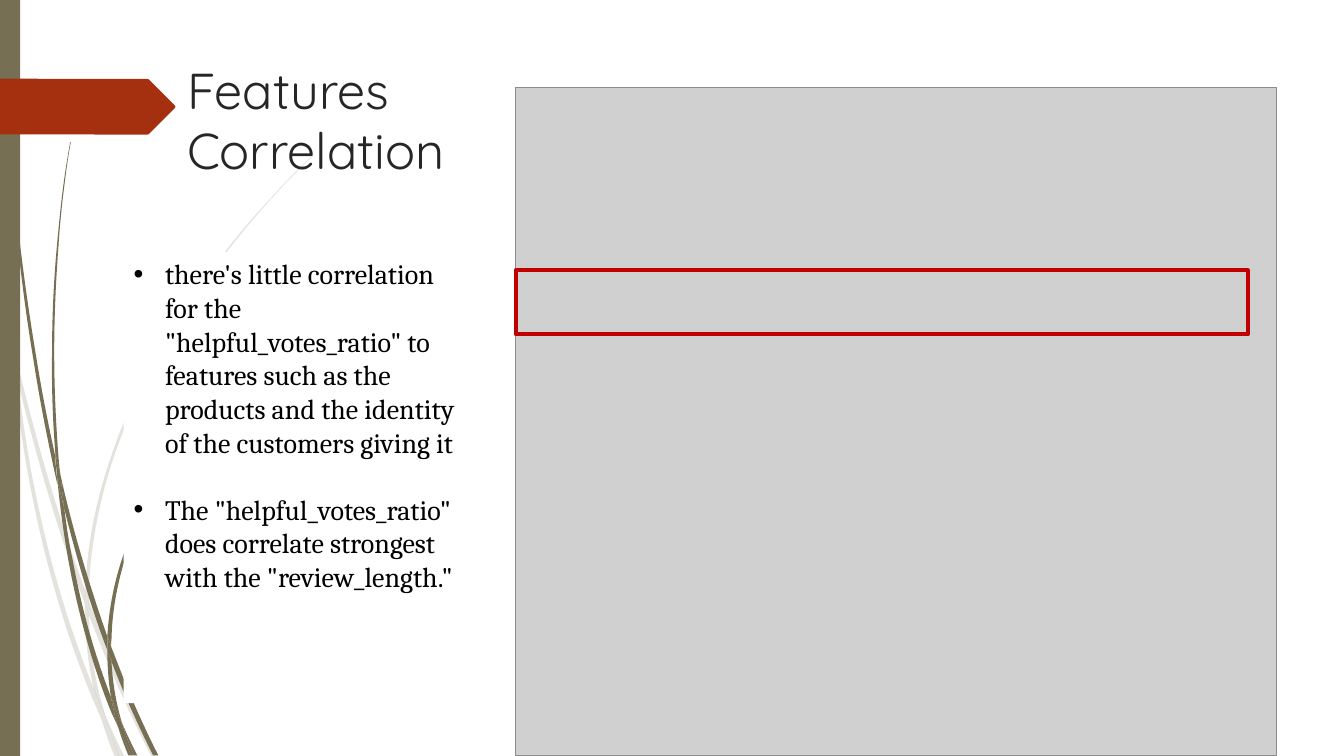
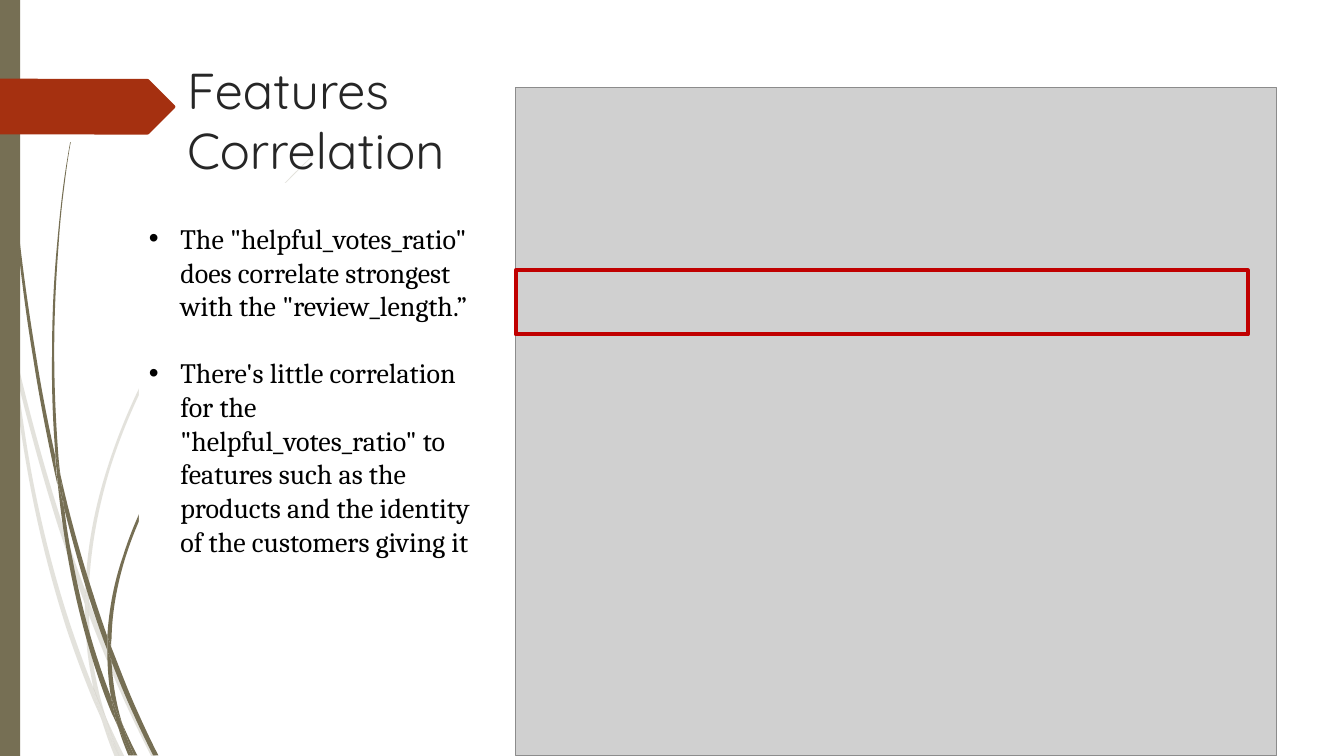
Before and after one commit to mnguyen494/Capstone-SpringBoard-2, a slide deck: slide 7 of Report/How to spot helpful reviews.pptx (slide 5 before the commit). Drawn at 1344x756 pixels with LibreOffice and Linux fonts; fonts in the diff are those of the drawing; grey boxes stand for pictures. Boxes give left, top, right and bottom in pixels: in the first picture for what was removed or moved away, otherwise in the second. Text is boxed around its words. In the diff, an @@ line names an element or a change of style, - is before the commit and + after.

```diff
--- a/Report/How to spot helpful reviews.pptx
+++ b/Report/How to spot helpful reviews.pptx
@@ text at (180, 229, 470, 558): text changed @@
-• there's little correlation for the "helpful_votes_ratio" to features such as the products and the identity of the customers giving it
-• The "helpful_votes_ratio" does correlate strongest with the "review_length."
+• The "helpful_votes_ratio" does correlate strongest with the "review_length.”
+• There's little correlation for the "helpful_votes_ratio" to features such as the products and the identity of the customers giving it
```
Also in this commit, not shown: 7 other slides changed, 4 slides added.
